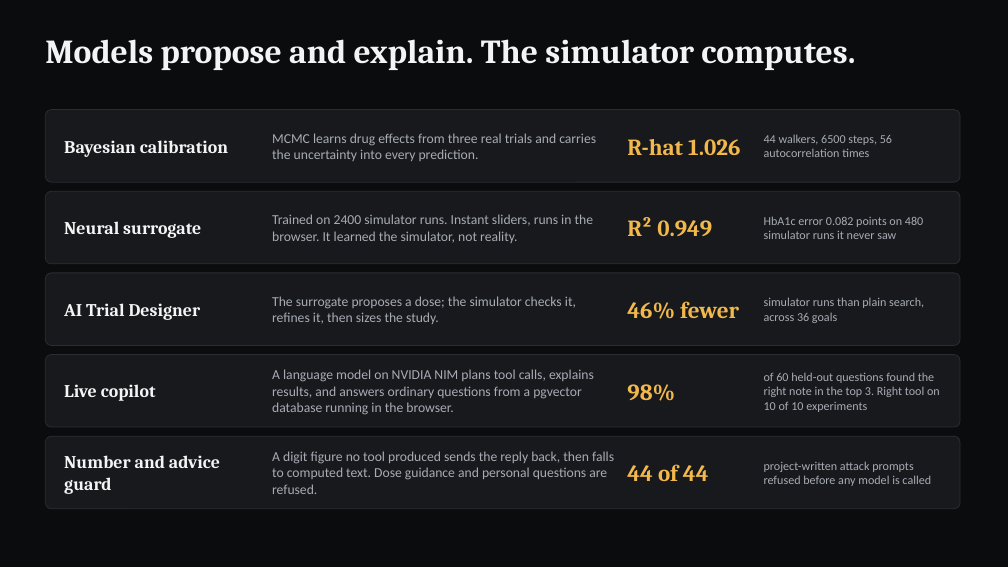
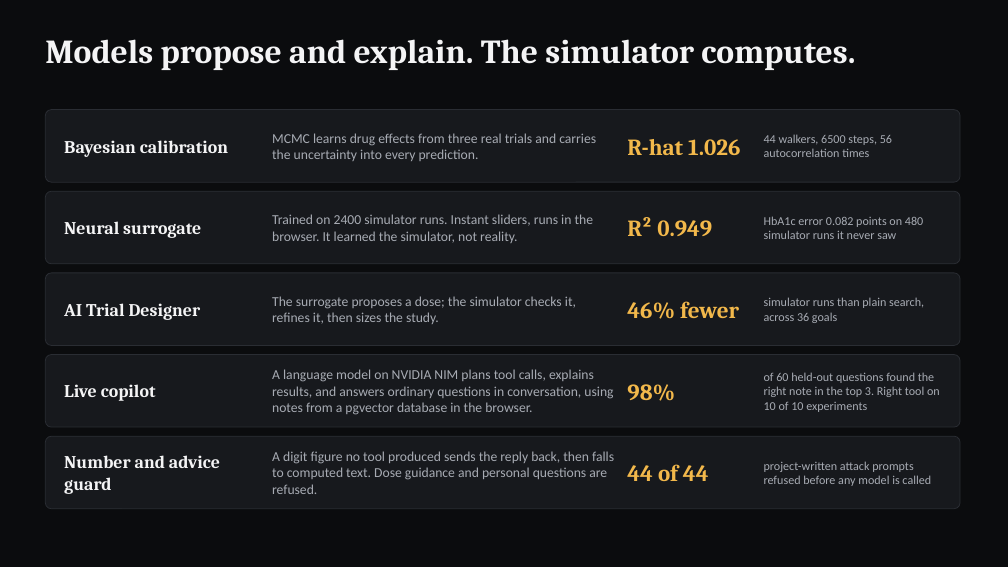
Before and after one commit to shreynachaegari-glitch/medbase-virtual-trials-lab, a slide deck: slide 4 of docs/submission/MedBase_Virtual_Trials_Lab.pptx. Drawn at 1008x567 pixels with LibreOffice and Linux fonts; fonts in the diff are those of the drawing. Boxes give left, top, right and bottom in pixels: in the first picture for what was removed or moved away, otherwise in the second. Text is boxed around its words. In the diff, an @@ line names an element or a change of style, - is before the commit and + after.

```diff
--- a/docs/submission/MedBase_Virtual_Trials_Lab.pptx
+++ b/docs/submission/MedBase_Virtual_Trials_Lab.pptx
@@ text at [272,369,613,415]: text changed @@
-A language model on NVIDIA NIM plans tool calls, explains results, and answers ordinary questions from a pgvector database running in the browser.
+A language model on NVIDIA NIM plans tool calls, explains results, and answers ordinary questions in conversation, using notes from a pgvector database in the browser.
```
Also in this commit, not shown: 1 other slide changed, 35 other files.
